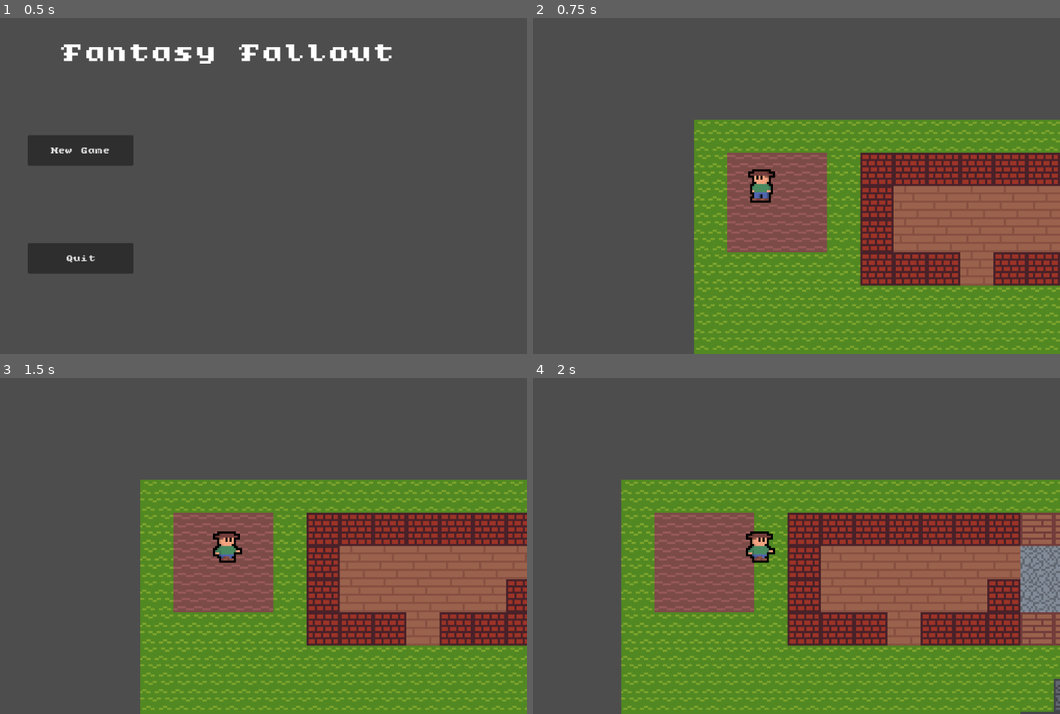
Above: before the commit, frames 1-4 (two rows, left to right).
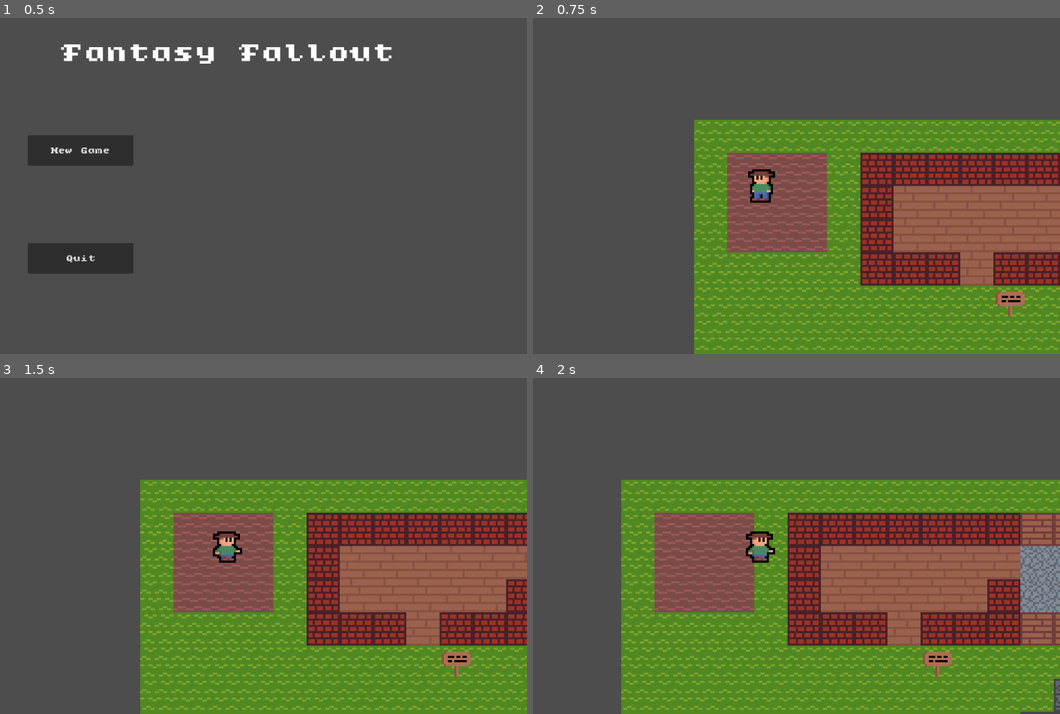
Above: after the commit, the same moments.

Repository: sander798/FantasyFallout-Godot
Game: Godot game, scene res://scenes/menus/main_menu.tscn
Two runs of this game, one before a commit and one after it. Both use one fixed random seed, a clock stepped at 60 frames per second and the inputs below.
Inputs:
- Up to frame 1 (0.5 s): no input
- Up to frame 2 (0.75 s): click "New Game" at 0.5 s
- Up to frame 3 (1.5 s): tap Enter at 1.25 s; hold D (player_right) from 1.28 s (still down); tap E (player_interact) at 1.35 s
- Up to frame 4 (2 s): keep holding D (player_right)

Frame 1 is identical in both runs. In frame 2, 0.2% of the frame differs, in the area x 87-94%, y 81-89%; in frame 3, 0.3%, in the area x 83-90%, y 81-89%; in frame 4, 0.3%.

Commit message:
implement player interaction with objects

Diff:
--- a/globals.gd
+++ b/globals.gd
@@ -3,3 +3,4 @@
 var debugMode: bool = false
 
 var isTimeStopped: bool = false
+var currentTarget: PhysicsBody2D = null
--- a/project.godot
+++ b/project.godot
@@ -19,6 +19,10 @@
 [autoload]
 
 Global="*res://globals.gd"
+
+[global_group]
+
+interactiveObjects=""
 
 [gui]
 
@@ -64,6 +68,7 @@
 player_interact={
 "deadzone": 0.2,
 "events": [Object(InputEventKey,"resource_local_to_scene":false,"resource_name":"","device":-1,"window_id":0,"alt_press …(192 unchanged characters)…
+, Object(InputEventMouseButton,"resource_local_to_scene":false,"resource_name":"","device":-1,"window_id":0,"alt_pressed":false,"shift_pressed":false,"ctrl_pressed":false,"meta_pressed":false,"button_mask":0,"position":Vector2(0, 0),"global_position":Vector2(0, 0),"factor":1.0,"button_index":1,"canceled":false,"pressed":false,"double_click":false,"script":null)
 ]
 }
 
--- a/scenes/entities/grass_object.tscn
+++ b/scenes/entities/grass_object.tscn
@@ -7,5 +7,5 @@
 region = Rect2(16, 0, 16, 16)
 
 [node name="GrassObject" type="Sprite2D"]
-scale = Vector2(4, 4)
+position = Vector2(8, 8)
 texture = SubResource("AtlasTexture_mamvk")
--- a/scenes/entities/player.gd
+++ b/scenes/entities/player.gd
@@ -1,9 +1,11 @@
 extends CharacterBody2D
 
 var walkSpeed: float = 200
+var interactionRange: float = 150
 
 func _process(delta: float) -> void:
 	if !Global.isTimeStopped and !%Camera.isCameraFree:
+		# Player movement
 		var xDelta = Input.get_axis("player_left", "player_right") * walkSpeed * delta
 		var yDelta = Input.get_axis("player_up", "player_down") * walkSpeed * delta
 		self.position += Vector2(xDelta, yDelta)
@@ -20,6 +22,12 @@
 		else:
 			$AnimatedSprite2D.stop()
 
+		if Input.is_action_just_pressed("player_interact"):
+			if Global.currentTarget != null:
+				# Check if target is in range
+				if Global.currentTarget.global_position.distance_to(self.global_position) < interactionRange:
+					Global.currentTarget.interact()
+
 func centre_camera() -> void:
 	%Camera.position = self.position
 
--- a/scenes/entities/sign_object.gd
+++ b/scenes/entities/sign_object.gd
@@ -1,3 +1,15 @@
 extends StaticBody2D
 
+@export var label = "sign"
+
 @export_multiline var text = "Hello World!"
+
+func _mouse_enter() -> void:
+	Global.currentTarget = self
+
+func _mouse_exit() -> void:
+	if Global.currentTarget == self:
+		Global.currentTarget = null
+
+func interact() -> void:
+	print(text)
--- a/scenes/entities/sign_object.tscn
+++ b/scenes/entities/sign_object.tscn
@@ -10,8 +10,8 @@
 atlas = ExtResource("1_4iumc")
 region = Rect2(0, 0, 16, 16)
 
-[node name="SignObject" type="StaticBody2D"]
-scale = Vector2(4, 4)
+[node name="SignObject" type="StaticBody2D" groups=["interactiveObjects"]]
+input_pickable = true
 script = ExtResource("1_o2j60")
 
 [node name="CollisionShape2D" type="CollisionShape2D" parent="."]
--- a/scenes/maps/test_map.tscn
+++ b/scenes/maps/test_map.tscn
@@ -1,6 +1,7 @@
-[gd_scene load_steps=4 format=4 uid="uid://bcejwnh1gdv3"]
+[gd_scene load_steps=5 format=4 uid="uid://bcejwnh1gdv3"]
 
 [ext_resource type="Texture2D" uid="uid://b0a1yxwodoxjm" path="res://graphics/tiles/tiles.png" id="1_ybdod"]
+[ext_resource type="PackedScene" uid="uid://descxj8sosc3m" path="res://scenes/entities/sign_object.tscn" id="2_2s55i"]
 
 [sub_resource type="TileSetAtlasSource" id="TileSetAtlasSource_2s55i"]
 texture = ExtResource("1_ybdod")
@@ -77,3 +78,7 @@
 scale = Vector2(4, 4)
 tile_map_data = PackedByteArray("AAAAAAAAAAAAAAAAAAABAAAAAAAAAAAAAAACAAEAAAABAAAAAAADAAEAAAABAAAAAAAEAAIAAAAAAAAAAAAFAA …(2800 unchanged characters)…
 tile_set = SubResource("TileSet_o3n0h")
+
+[node name="SignObject" parent="." instance=ExtResource("2_2s55i")]
+position = Vector2(152, 88)
+text = "This is a sign!"
